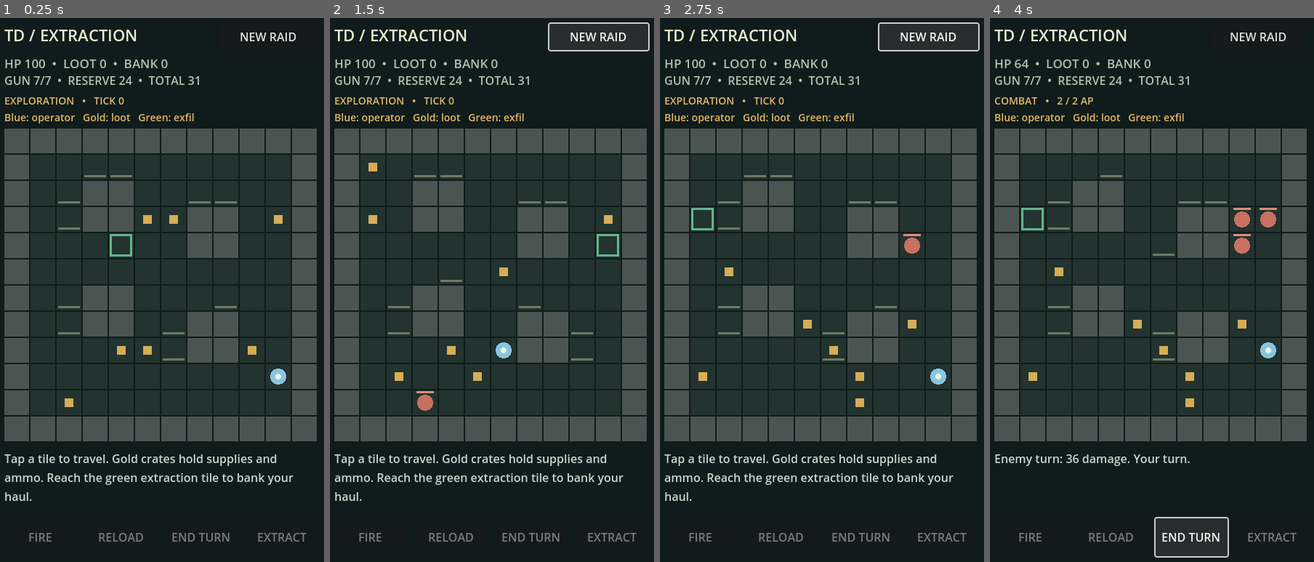
Above: before the commit, frames 1-4 (left to right).
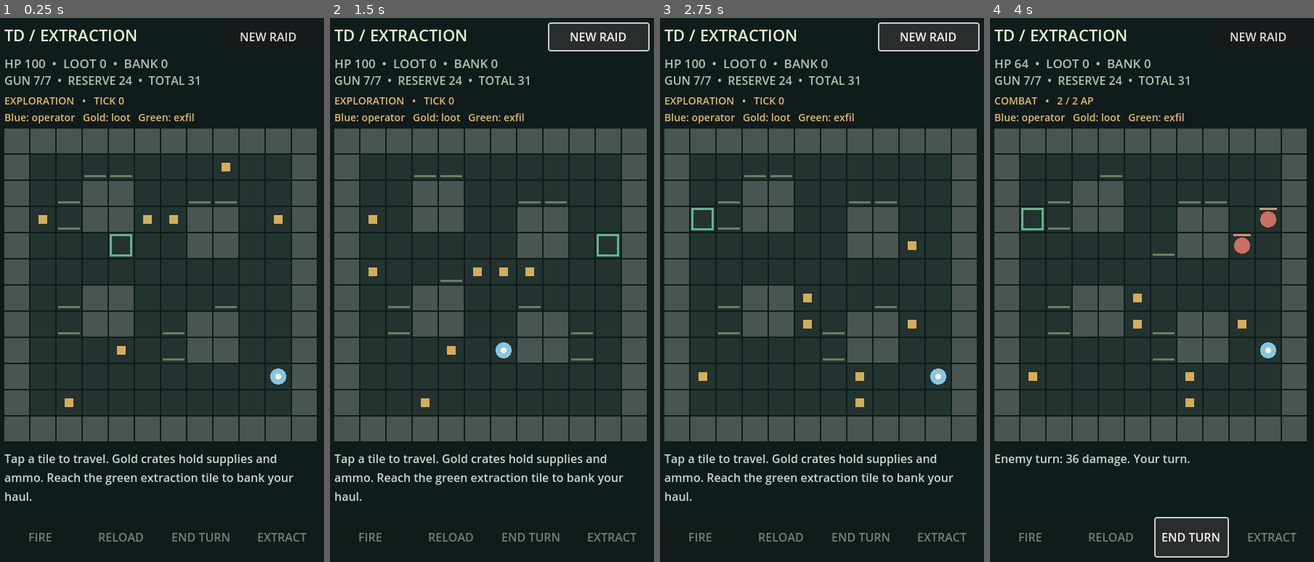
Above: after the commit, the same moments.

Repository: thenamelessguy77/TDExtract
Game: Godot game, scene res://main.tscn
Same seed, same stepped clock (60 frames per second), same inputs: the game is played once before the commit and once after it.
Inputs (mouse positions are in pixels of both pictures, inside the frame that each line leads up to):
- Up to frame 1 (0.25 s): no input
- Up to frame 2 (1.5 s): click "NEW RAID" at 0.5 s; click "NEW RAID" at 1.25 s
- Up to frame 3 (2.75 s): click "NEW RAID" at 2 s
- Up to frame 4 (4 s): tap A at 2.75 s; move the mouse to (1152, 300) at 2.77 s; click (1152, 300) at 2.92 s; click "END TURN" at 3.5 s

The runs differ from the first frame. In frame 1, 0.2% of the frame differs, in the area x 11-80%, y 26-62%; in frame 2, 0.4%, in the area x 11-88%, y 26-73%; in frame 3, 0.3%; in frame 4, 0.3%.

Commit message:
Reduce raid enemy count from five to three

Diff:
--- a/main.gd
+++ b/main.gd
@@ -14,6 +14,7 @@
 	"#..........#",
 	"############"
 ]
+const RAID_ENEMY_COUNT = 3
 const MAGAZINE_CAPACITY = 7
 const CRATE_AMMO = 7
 const COMBAT_RELOAD_AP = 2
@@ -119,7 +120,7 @@
 		floor_tiles.push_front(exfil)
 		exfil = floor_tiles.pop_back()
 	enemies.clear()
-	for i in range(5):
+	for i in range(RAID_ENEMY_COUNT):
 		var pos = floor_tiles.pop_back()
 		while distance(pos, player) < 5:
 			floor_tiles.push_front(pos)
--- a/tests/smoke.gd
+++ b/tests/smoke.gd
@@ -10,7 +10,7 @@
 	game.rng.seed = 77
 	game.new_raid()
 	assert(game.distance(game.player, game.exfil) >= 8)
-	assert(game.enemies.size() == 5 and game.loot.size() == 7)
+	assert(game.enemies.size() == 3 and game.loot.size() == 7)
 	var cells = [game.player, game.exfil]
 	for e in game.enemies:
 		assert(game.walkable(e.pos) and not cells.has(e.pos))
Not shown, changed: README.md
